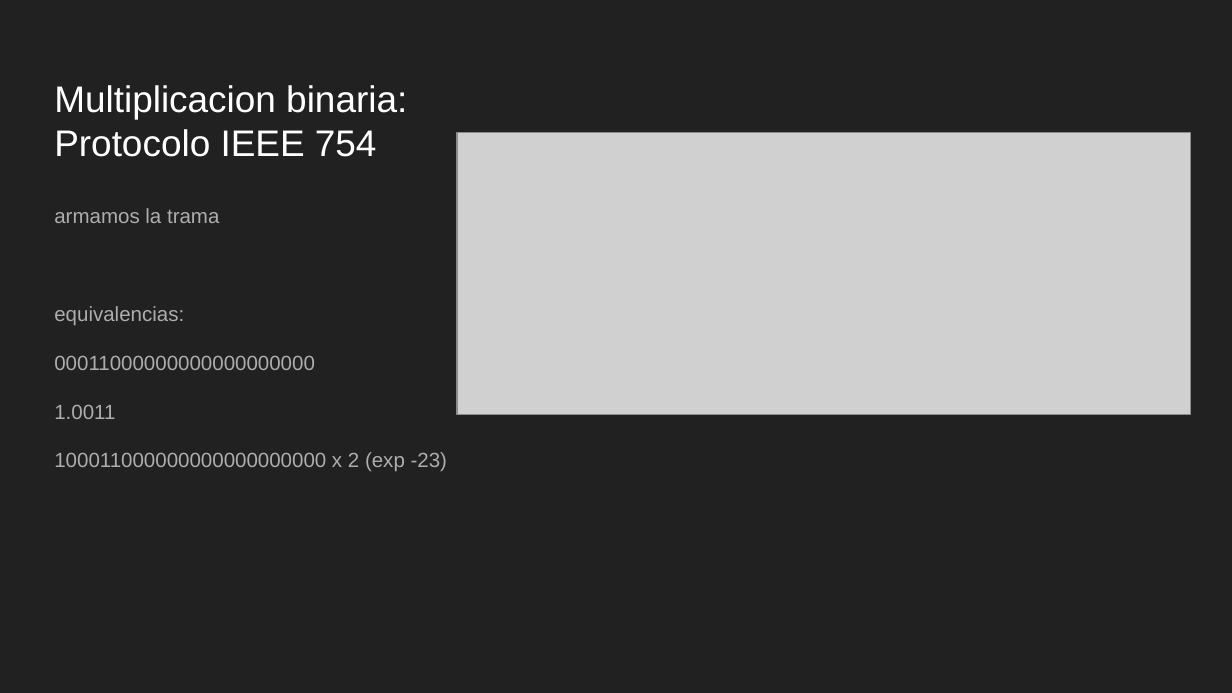
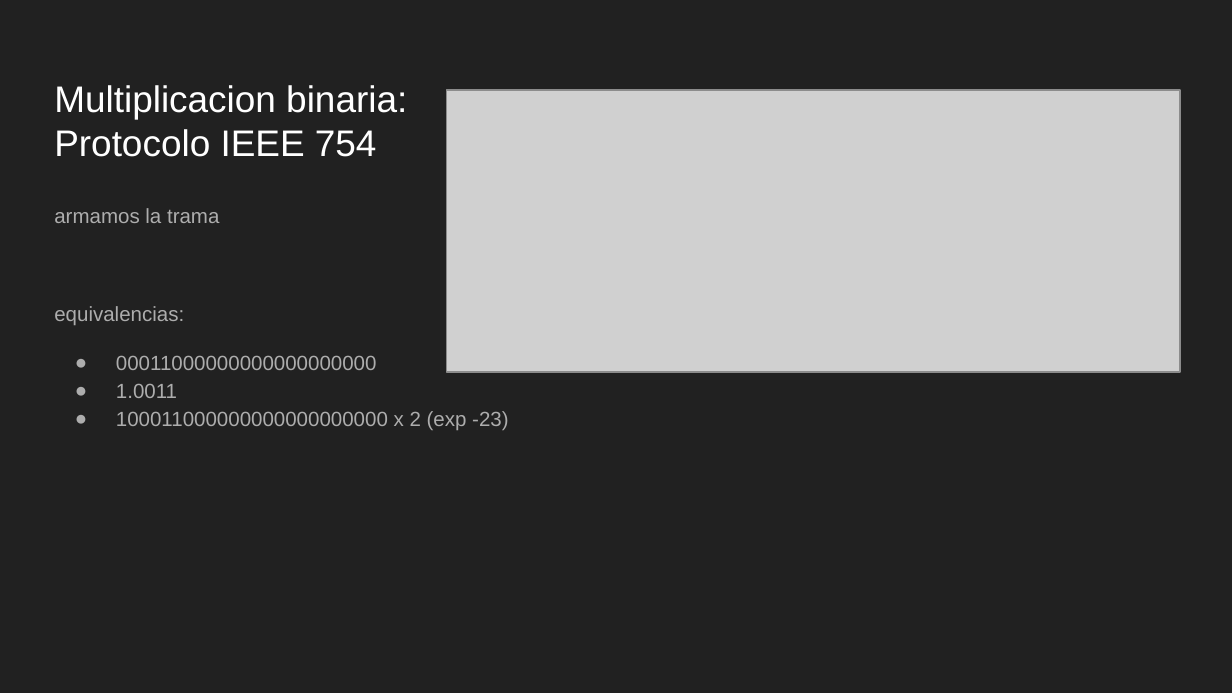
Before and after one commit to josue-UBA/bimestre-4-CLP, a slide deck: slide 6 of Presentación sin título.pptx. Drawn at 1232x693 pixels with LibreOffice and Linux fonts; fonts in the diff are those of the drawing; grey boxes stand for pictures. Boxes give left, top, right and bottom in pixels: in the first picture for what was removed or moved away, otherwise in the second. Text is boxed around its words. In the diff, an @@ line names an element or a change of style, - is before the commit and + after.

```diff
--- a/Presentación sin título.pptx
+++ b/Presentación sin título.pptx
@@ picture: place and size @@
-picture at [457,133,1190,415]
+picture at [447,90,1180,372]
@@ text at [116,356,508,430]: bullet none to ●; less space between paragraphs @@
```
Also in this commit, not shown: 6 other slides changed, 1 slide added.
